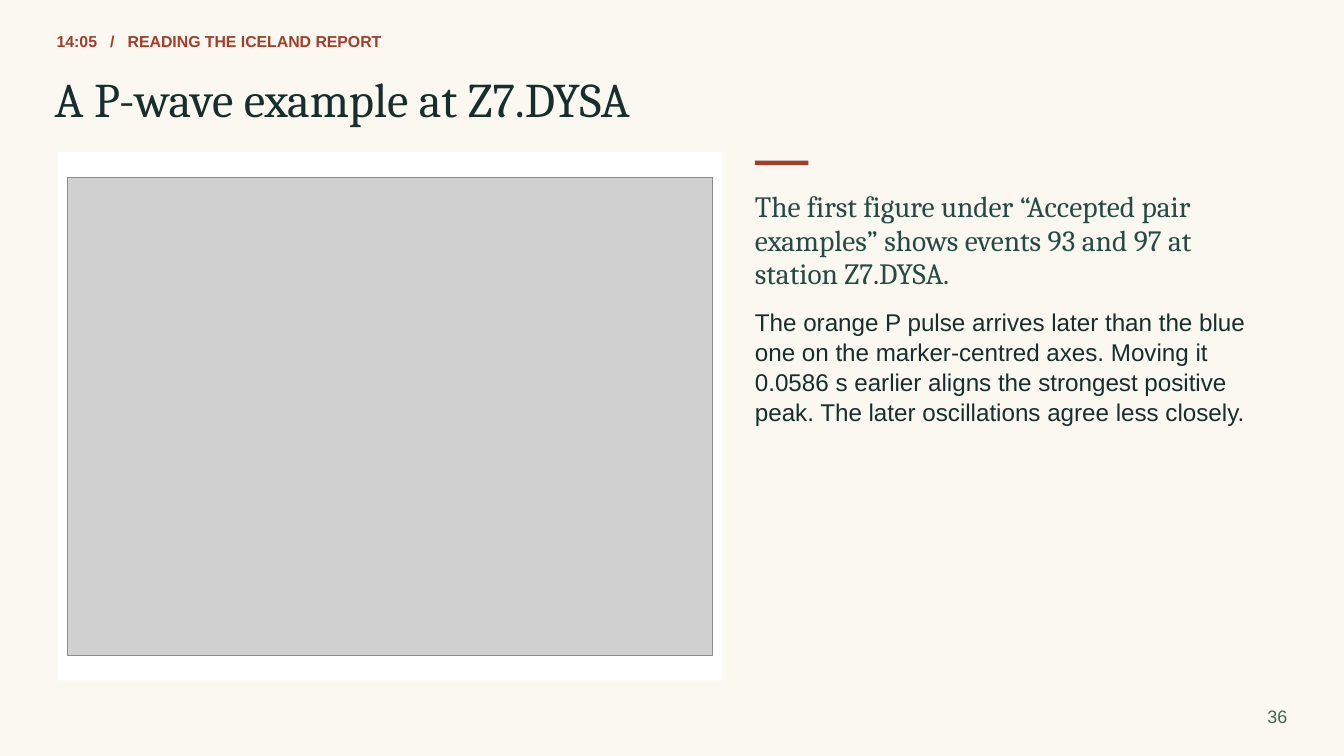
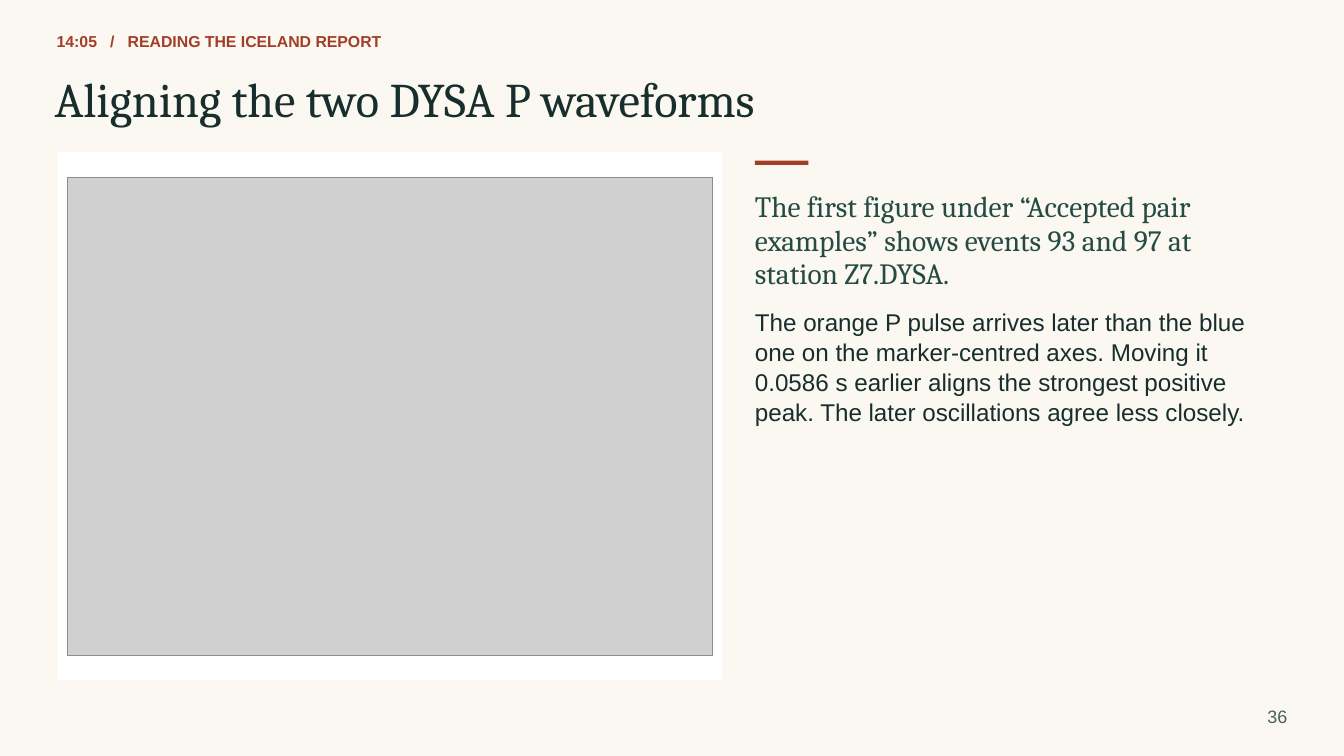
Before and after one commit to eliasrh/DDCorr.jl, a slide deck: slide 36 of teaching/DDCorr_minicourse.pptx. Drawn at 1344x756 pixels with LibreOffice and Linux fonts; fonts in the diff are those of the drawing; grey boxes stand for pictures. Boxes give left, top, right and bottom in pixels: in the first picture for what was removed or moved away, otherwise in the second. Text is boxed around its words. In the diff, an @@ line names an element or a change of style, - is before the commit and + after.

```diff
--- a/teaching/DDCorr_minicourse.pptx
+++ b/teaching/DDCorr_minicourse.pptx
@@ text at (x1=55, y1=82, x2=754, y2=128): text changed @@
-A P-wave example at Z7.DYSA
+Aligning the two DYSA P waveforms
```
Also in this commit, not shown: 14 other slides changed, 3 slides added, 3 slides removed, 23 other files.
